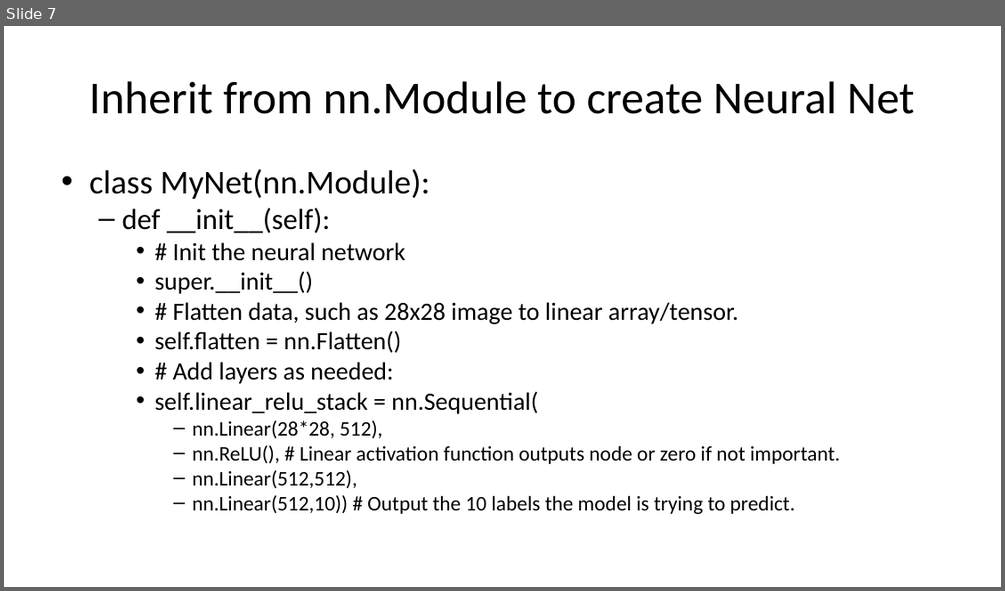
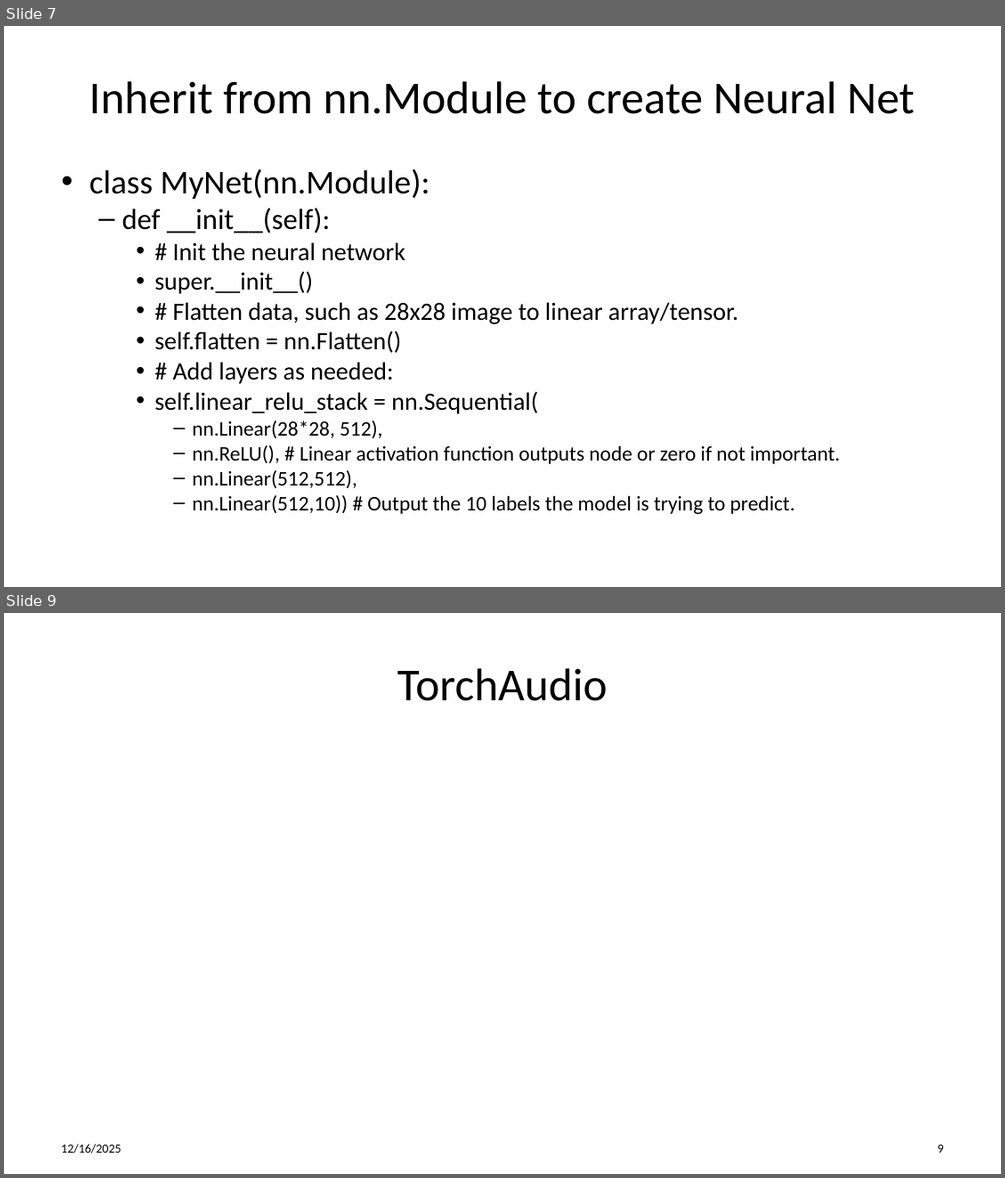
Before and after one commit to gigaprog/p_presentations, a slide deck: AI/AI PyTorch.pptx. Shown one above the other, each under a label of ours: slide 7 before the commit, slides 7 and 9 after it; the slides between them are not shown. The pictures are 1005x591 and 1005x1178 pixels, drawn with LibreOffice and Linux fonts; fonts in the diff are those of the drawing. Boxes give left, top, right and bottom in pixels: in the first picture for what was removed or moved away, otherwise in the second. Text is boxed around its words. In the diff, an @@ line names an element or a change of style, - is before the commit and + after.

Commit message:
PyTorch

```diff
--- a/AI/AI PyTorch.pptx
+++ b/AI/AI PyTorch.pptx
@@ slide 9 added at (4,613,1001,1174), background #FFFFFF @@
@@ title added at (397,668,607,701), 44 pt, text #000000 @@
+TorchAudio
@@ text added at (61,1143,121,1153), 12 pt, text #000000 @@
+12/16/2025
@@ page number added at (938,1144,944,1152), 12 pt, text #000000 @@
+9
```
Also in this commit, not shown: 1 other slide added.
